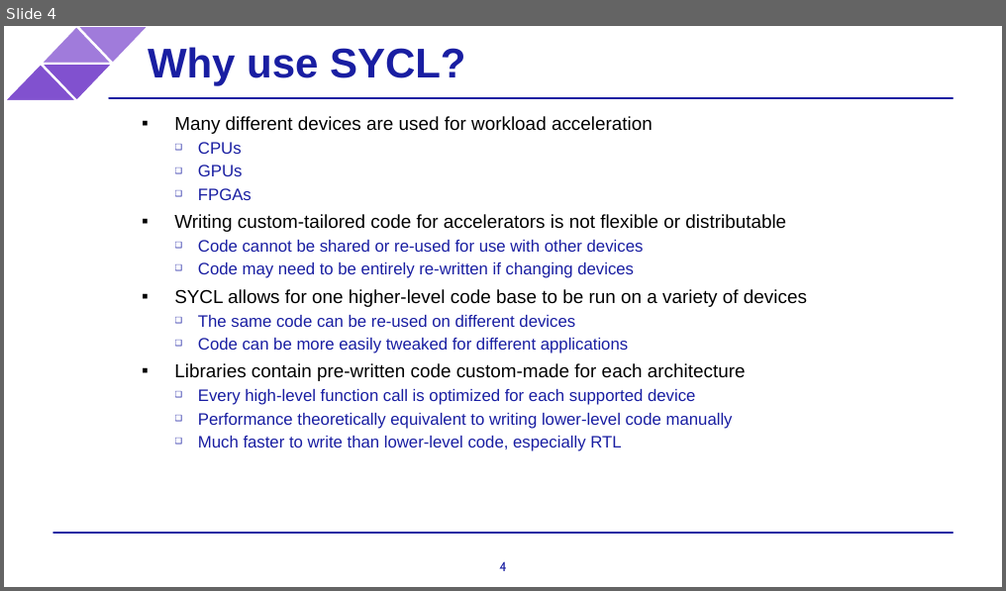
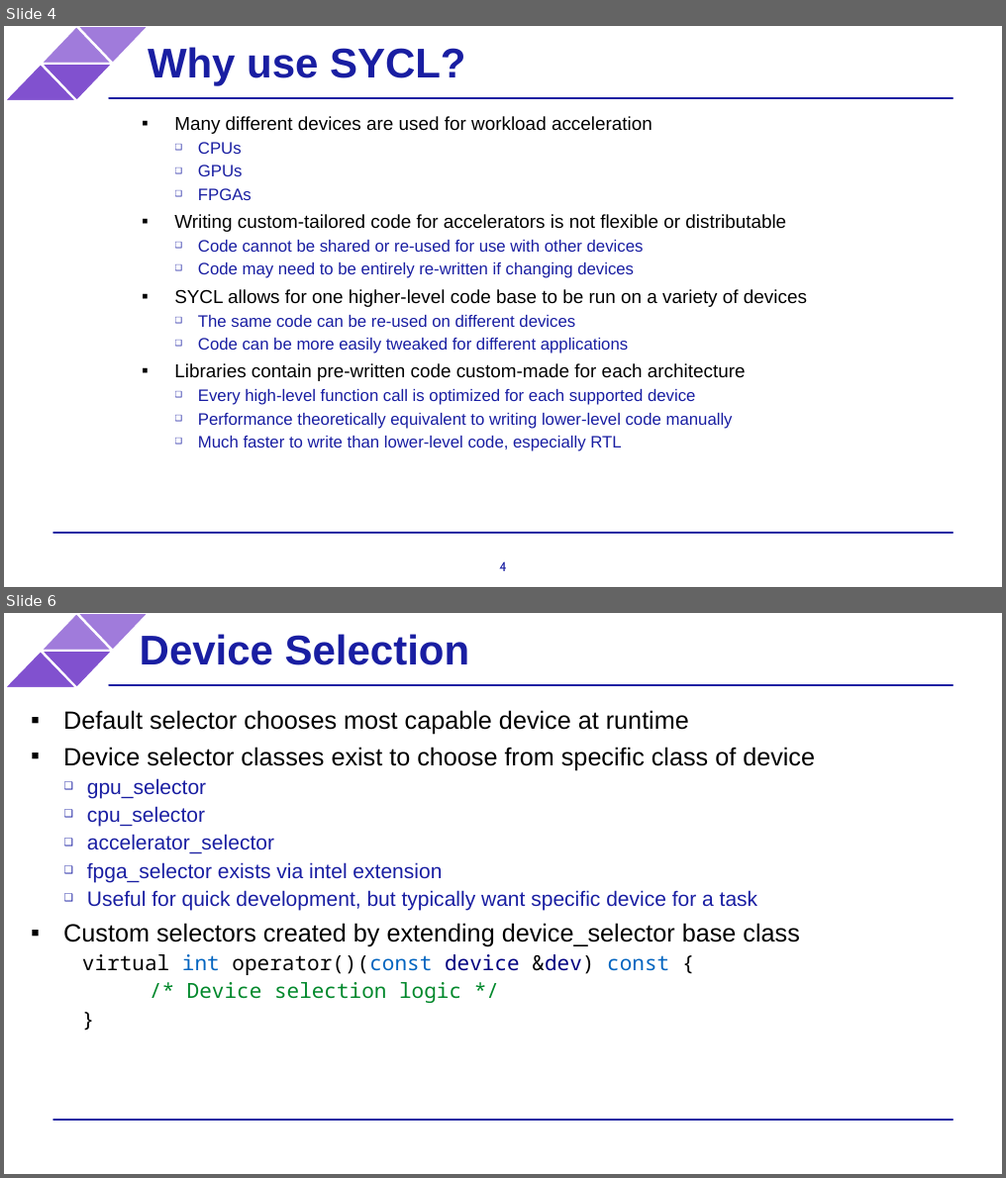
Before and after one commit to BenjaminMFindley/Reconfig-2-SYCL-DPCPP, a slide deck: Slides/SYCL intro.pptx. Shown one above the other, each under a label of ours: slide 4 before the commit, slides 4 and 6 after it; the slides between them are not shown. The pictures are 1006x591 and 1006x1178 pixels, drawn with LibreOffice and Linux fonts; fonts in the diff are those of the drawing; background and template pictures are left out. Boxes give left, top, right and bottom in pixels: in the first picture for what was removed or moved away, otherwise in the second. Text is boxed around its words. In the diff, an @@ line names an element or a change of style, - is before the commit and + after.

Commit message:
Queues, device selection slides

```diff
--- a/Slides/SYCL intro.pptx
+++ b/Slides/SYCL intro.pptx
@@ slide 6 added at <box>4,613,1002,1174</box>, background #FFFFFF; not listed: 6 template elements that a slide beside it also shows @@
@@ title added at <box>140,634,469,665</box>, 40 pt, text #191EA2, bold @@
+Device Selection
@@ text added at <box>63,710,815,1003</box>, 20 pt, text #000000 @@
+▪ Default selector chooses most capable device at runtime
+▪ Device selector classes exist to choose from specific class of device
+  ❑ gpu_selector
+  ❑ cpu_selector
+  ❑ accelerator_selector
+  ❑ fpga_selector exists via intel extension
+  ❑ Useful for quick development, but typically want specific device for a task
+▪ Custom selectors created by extending device_selector base class
+    virtual int operator()(const device &dev) const {
+    /* Device selection logic */
+    }
```
Also in this commit, not shown: 3 other slides added.
